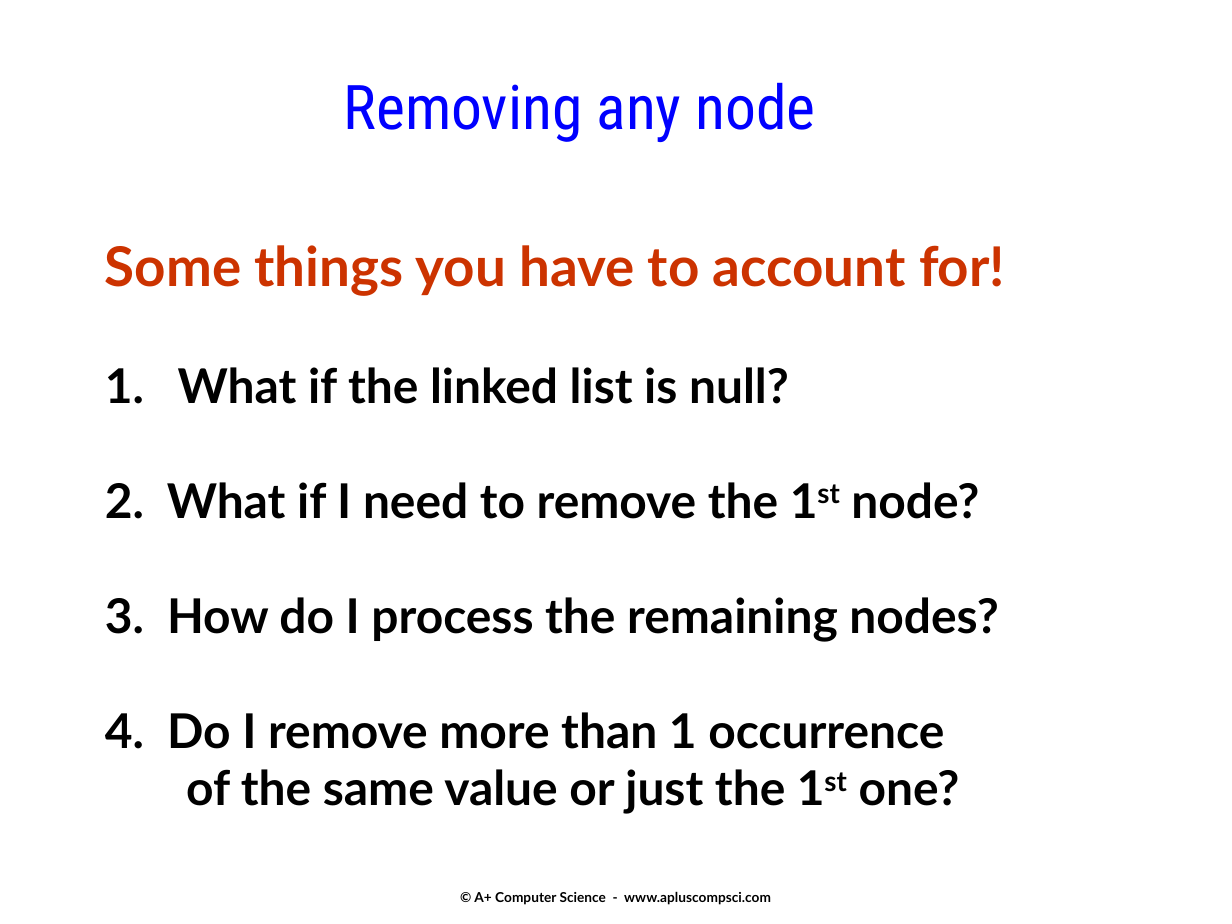
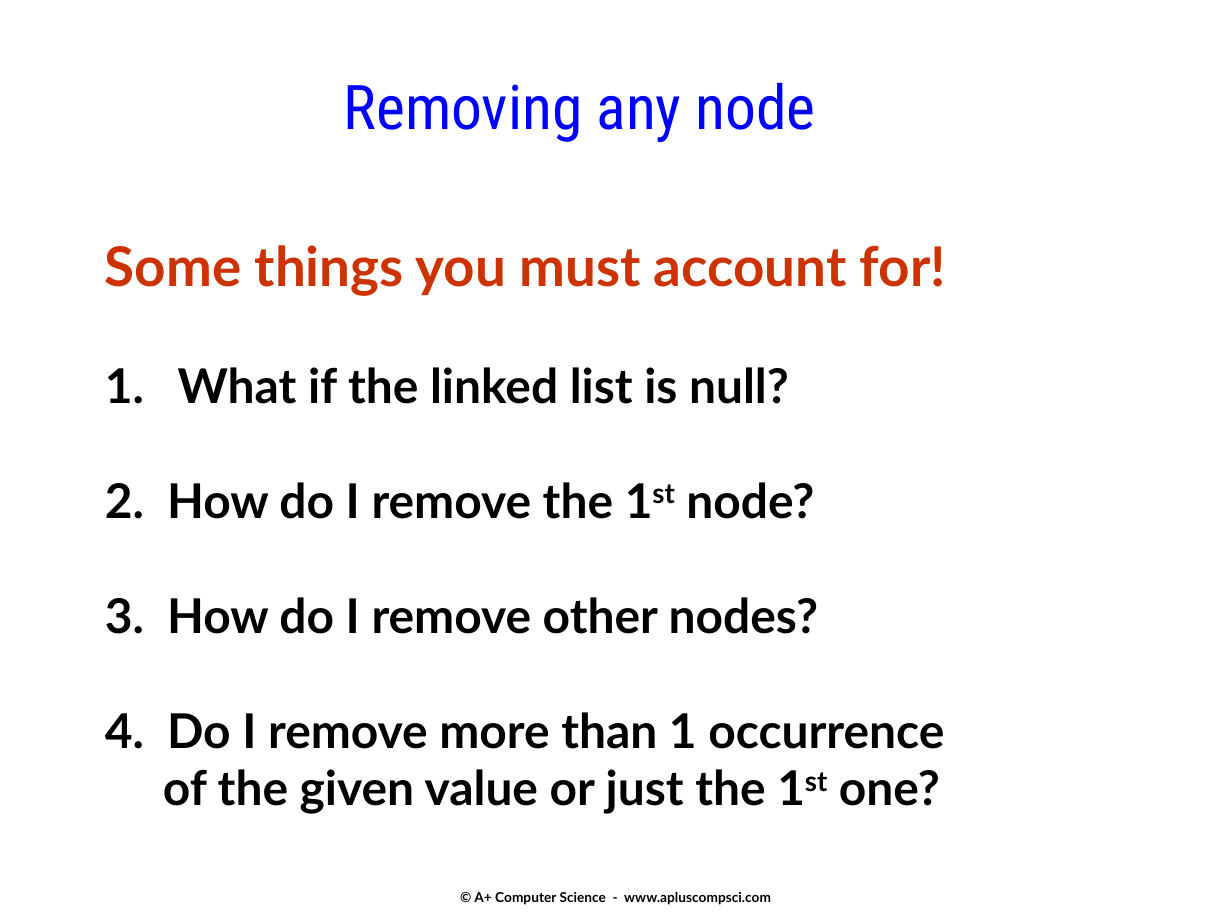
Before and after one commit to Cy-FairCS/cs3, a slide deck: slide 49 of u07a_linkedLists/notes/_linklists.pptx (slide 48 before the commit). Drawn at 1232x924 pixels with LibreOffice and Linux fonts; fonts in the diff are those of the drawing. Boxes give left, top, right and bottom in pixels: in the first picture for what was removed or moved away, otherwise in the second. Text is boxed around its words. In the diff, an @@ line names an element or a change of style, - is before the commit and + after.

Commit message:
Update LL ppt

```diff
--- a/u07a_linkedLists/notes/_linklists.pptx
+++ b/u07a_linkedLists/notes/_linklists.pptx
@@ text at <box>105,245,946,296</box>: text changed @@
-Some things you have to account for!
+Some things you must account for!
@@ text at <box>105,482,818,634</box>: text changed @@
-2. What if I need to remove the 1st node?
-3. How do I process the remaining nodes?
+2. How do I remove the 1st node?
+3. How do I remove other nodes?
@@ text at <box>163,769,940,814</box>: text changed @@
-of the same value or just the 1st one?
+of the given value or just the 1st one?
```
Also in this commit, not shown: 2 other slides changed.
